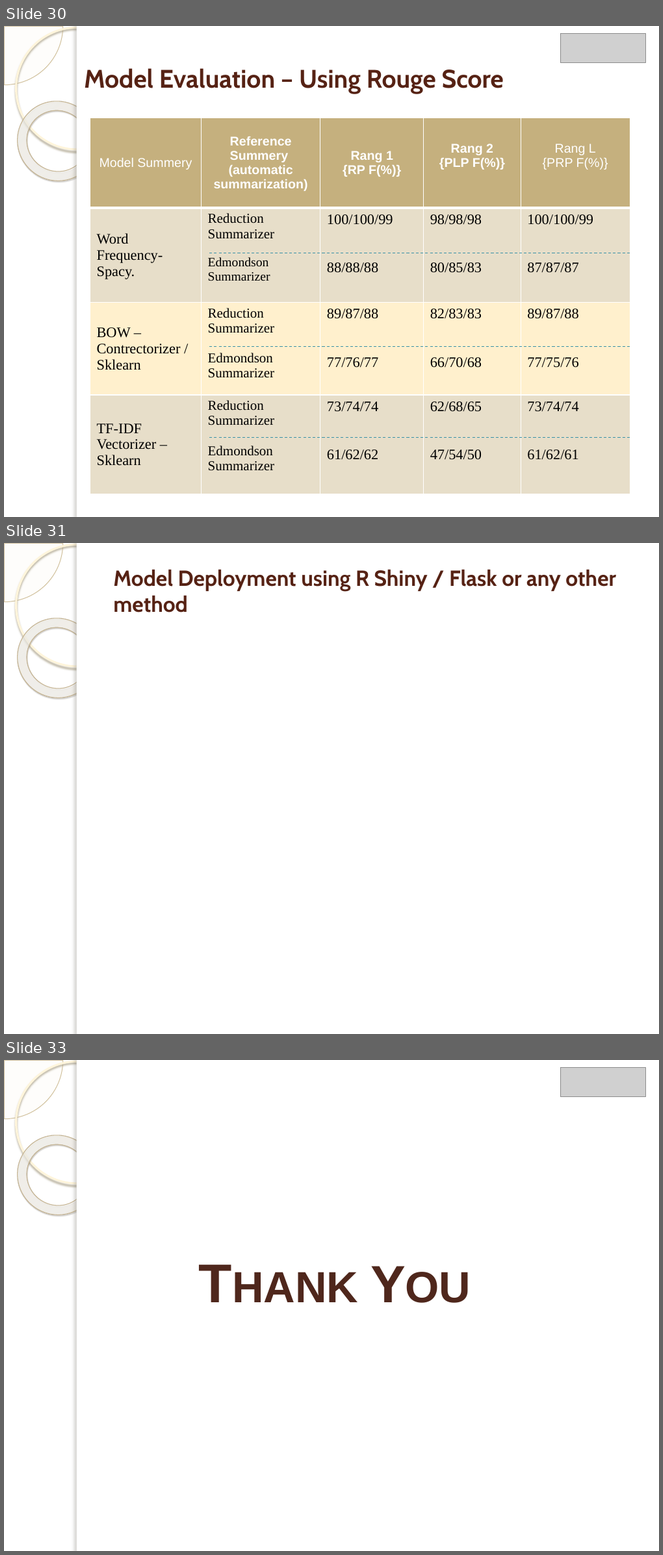
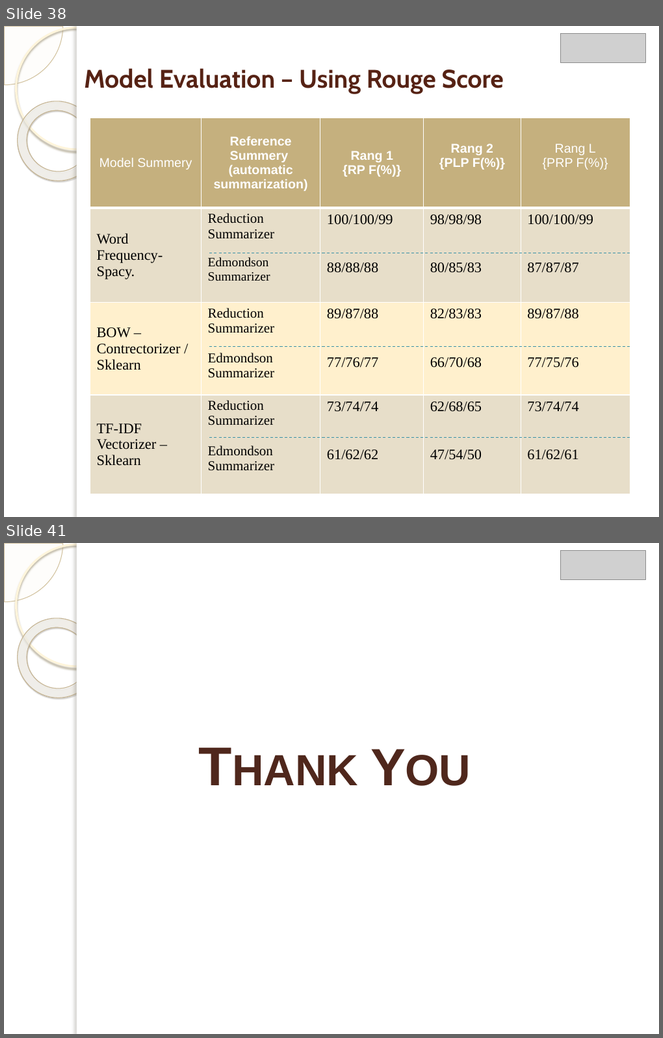
Before and after one commit to Manan-Malhotra-VFX/Data-Science, a slide deck: Project/Final Project.pptx. Shown one above the other, each under a label of ours: slides 30, 31 and 33 before the commit, slides 38 and 41 after it; the slides between them are not shown. The pictures are 663x1555 and 663x1038 pixels, drawn with LibreOffice and Linux fonts; fonts in the diff are those of the drawing; grey boxes stand for pictures; background and template pictures are left out. Boxes give left, top, right and bottom in pixels: in the first picture for what was removed or moved away, otherwise in the second. Text is boxed around its words. In the diff, an @@ line names an element or a change of style, - is before the commit and + after.

```diff
--- a/Project/Final Project.pptx
+++ b/Project/Final Project.pptx
@@ slide 31 removed at (x1=4, y1=543, x2=659, y2=1034), background picture (left out); not listed: 5 template elements that a slide beside it also shows @@
@@ title removed at (x1=113, y1=569, x2=616, y2=613) @@
-Model Deployment using R Shiny / Flask or any other method
@@ what was slide 30 is now slide 38 @@
@@ what was slide 33 is now slide 41 @@
```
Also in this commit, not shown: 1 slide changed, 9 slides added, 1 other file.
